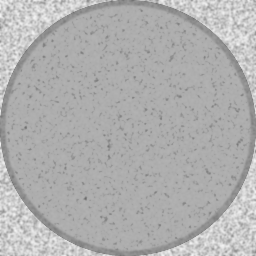
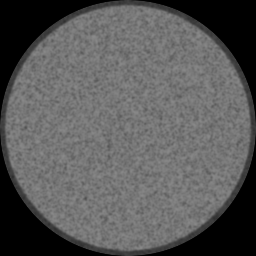
Before/after of a 256×256 layered artwork. What changed in the layer stack:
"Calque #2": opacity 74% → 65%, blend darken → multiply over 0, 0, 256, 256
added layer "Calque #3" over 0, 0, 256, 256
